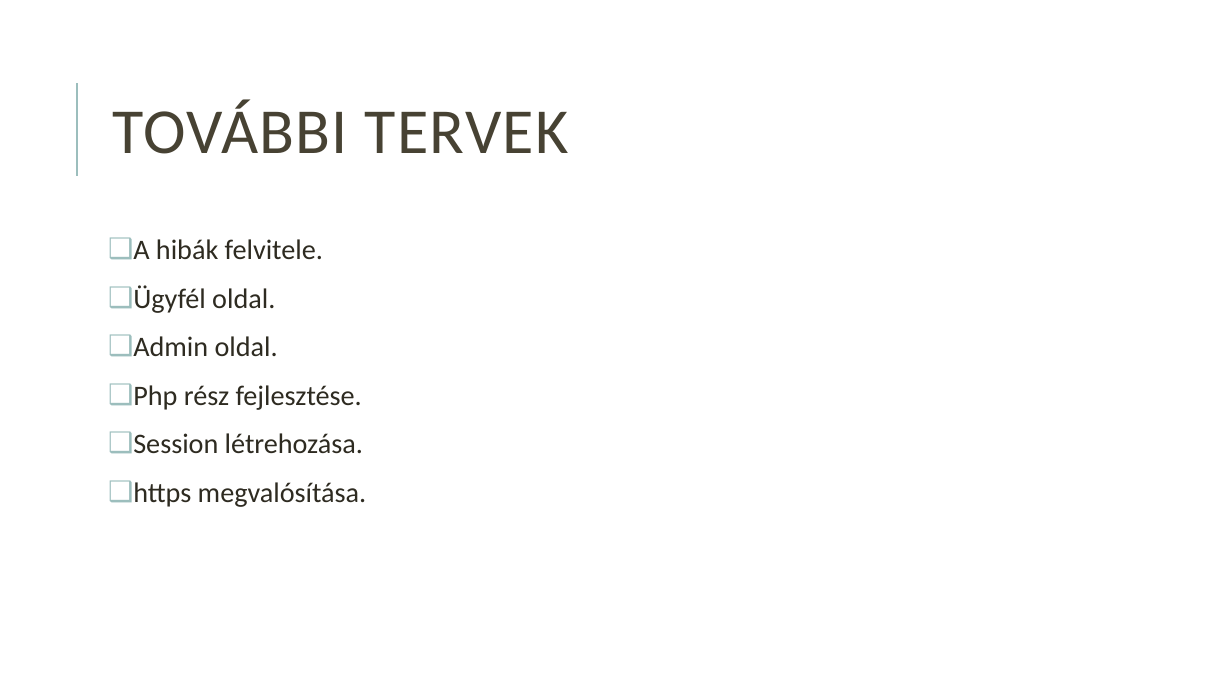
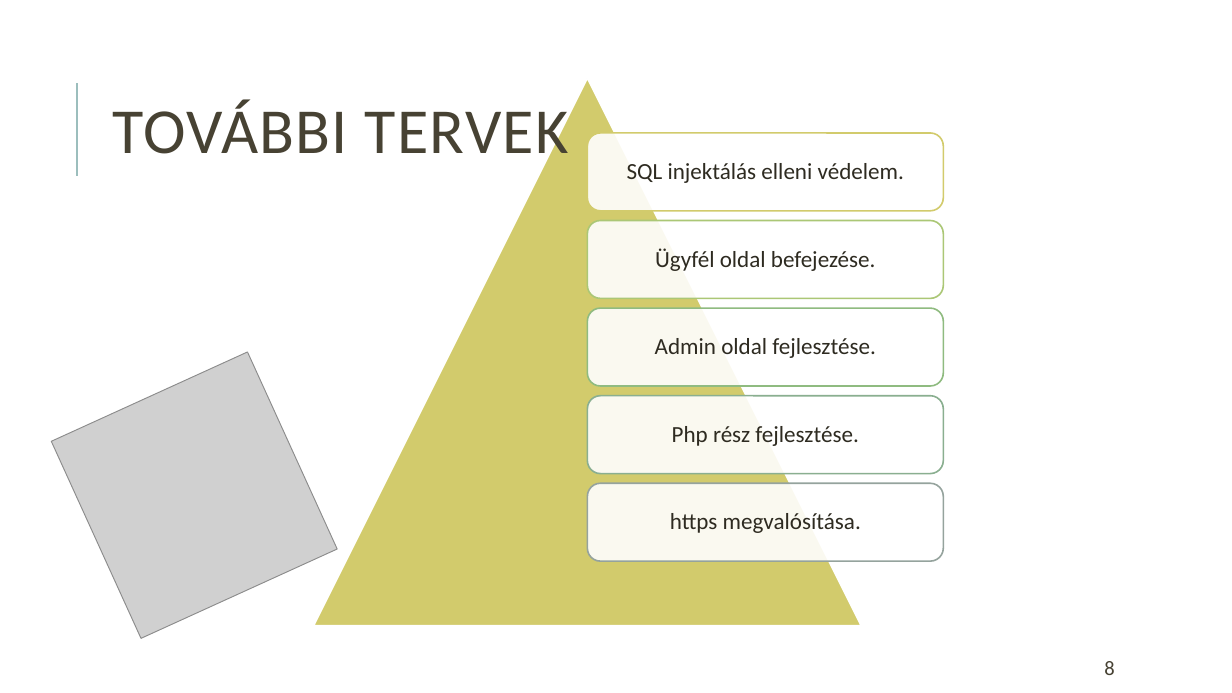
Before and after one commit to HegyiBazsi/Project-LAB-or-DIE, a slide deck: slide 8 of Projektlabor_bemutato.pptx. Drawn at 1232x693 pixels with LibreOffice and Linux fonts; fonts in the diff are those of the drawing; grey boxes stand for pictures. Boxes give left, top, right and bottom in pixels: in the first picture for what was removed or moved away, otherwise in the second. Text is boxed around its words. In the diff, an @@ line names an element or a change of style, - is before the commit and + after.

```diff
--- a/Projektlabor_bemutato.pptx
+++ b/Projektlabor_bemutato.pptx
@@ text removed at box(133, 239, 367, 507) @@
-❑ A hibák felvitele.
-❑ Ügyfél oldal.
-❑ Admin oldal.
-❑ Php rész fejlesztése.
-❑ Session létrehozása.
-❑ https megvalósítása.
@@ picture added at box(51, 352, 337, 638) @@
@@ group added at box(313, 79, 944, 627): 5 rounded rectangles, 5 texts, 1 triangle @@
+SQL injektálás elleni védelem.
+Ügyfél oldal befejezése.
+Admin oldal fejlesztése.
+Php rész fejlesztése.
+https megvalósítása.
@@ page number added at box(1104, 661, 1114, 675), 16 pt, text #474233 @@
+8
```
Also in this commit, not shown: 7 other slides changed, 1 slide added, 1 slide removed, 1 other file.
